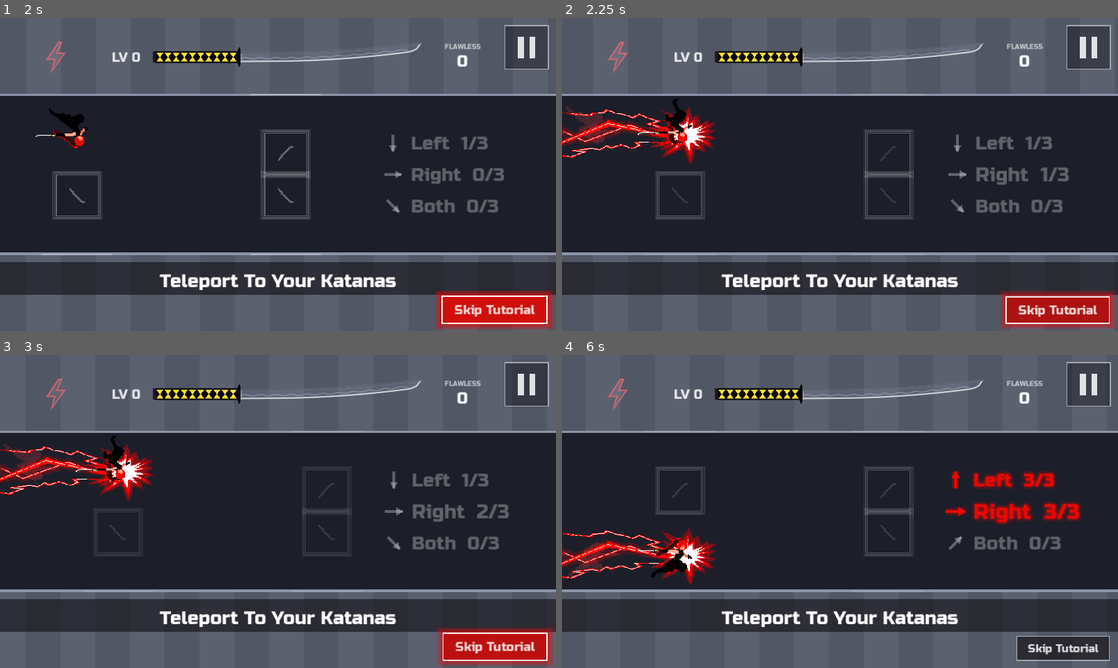
Above: before the commit, frames 1-4 (two rows, left to right).
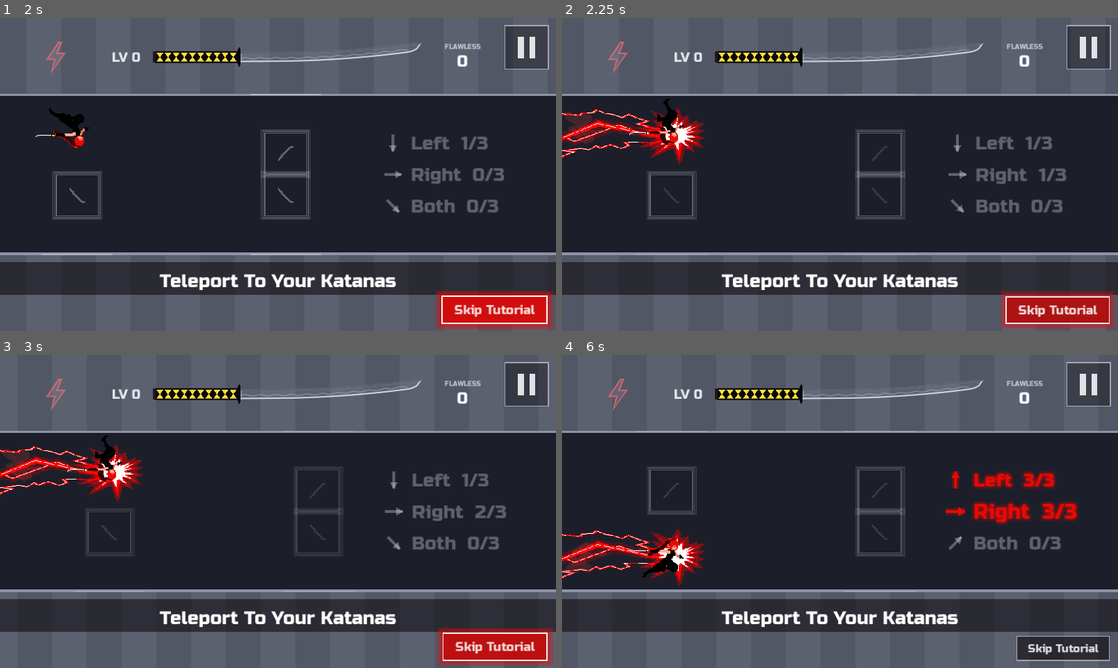
Above: after the commit, the same moments.

Repository: fredsbreads/game-off
Game: Godot game, scene res://scenes/main.tscn
The game is run twice, just before and just after one commit, with the same random seed, the same clock (stepped at 60 frames per second) and the same inputs. Sound files missing from this copy of the repository are replaced by a short silence.
Inputs (mouse positions are in pixels of both pictures, inside the frame that each line leads up to):
- Up to frame 1 (2 s): tap Enter at 0.5 s; move the mouse to (400, 158) at 0.52 s; hold Right 0.53-1.28 s; tap L at 0.6, 1.55 s; click (400, 158) at 0.67 s; tap Space at 0.77, 1.52 s; move the mouse to (166, 190) at 1.27 s; hold Down from 1.28 s (still down); tap J (tp_vertical) at 1.35 s
- Up to frame 2 (2.25 s): move the mouse to (895, 105) at 2.02 s; release Down at 2.03 s; hold Right from 2.03 s (still down); hold Shift from 2.03 s (still down)
- Up to frame 3 (3 s): tap L at 2.3 s; move the mouse to (250, 574) at 2.77 s; release Right at 2.78 s; release Shift at 2.78 s; hold K (tp_forward) from 2.78 s (still down); tap Enter at 2.85 s; click (250, 574) at 2.92 s
- Up to frame 4 (6 s): tap Space at 3.02, 3.77, 4.52 s; tap L every 0.75 s from 3.05 to 5.3 s; move the mouse to (1006, 558) at 3.52 s; release K (tp_forward) at 3.53 s; hold Left 3.53-5.03 s; tap Keypad Enter at 3.6 s; tap P (pause) at 4.15 s; move the mouse to (673, 464) at 4.27 s; tap C at 4.35 s; move the mouse to (867, 511) at 5.02 s; hold Down 5.03-5.78 s; tap M at 5.1 s; click (867, 511) at 5.17 s; move the mouse to (756, 433) at 5.77 s; hold Right from 5.78 s (still down); tap O at 5.85 s

Frame 1 is identical in both runs. In frame 2, 3.8% of the frame differs, in the area x 0-92%, y 25-65%; in frame 3, 3.4%; in frame 4, 4.0%, in the area x 0-94%, y 35-74%.

Commit message:
Diagonal window back to 4 frames; drop the same-side Shift fallback; Up/W no longer move; Shadow fight edge: even band averaged with the oval, more along the top and bottom

Diff:
--- a/project.godot
+++ b/project.godot
@@ -27,8 +27,6 @@
 , Object(InputEventKey,"resource_local_to_scene":false,"resource_name":"","device":-1,"window_id":0,"alt_pressed":false …(186 unchanged characters)…
 , Object(InputEventKey,"resource_local_to_scene":false,"resource_name":"","device":-1,"window_id":0,"alt_pressed":false …(182 unchanged characters)…
 , Object(InputEventKey,"resource_local_to_scene":false,"resource_name":"","device":-1,"window_id":0,"alt_pressed":false …(186 unchanged characters)…
-, Object(InputEventKey,"resource_local_to_scene":false,"resource_name":"","device":-1,"window_id":0,"alt_pressed":false,"shift_pressed":false,"ctrl_pressed":false,"meta_pressed":false,"pressed":false,"keycode":0,"physical_keycode":4194320,"key_label":0,"unicode":0,"location":0,"echo":false,"script":null)
-, Object(InputEventKey,"resource_local_to_scene":false,"resource_name":"","device":-1,"window_id":0,"alt_pressed":false,"shift_pressed":false,"ctrl_pressed":false,"meta_pressed":false,"pressed":false,"keycode":0,"physical_keycode":87,"key_label":0,"unicode":0,"location":0,"echo":false,"script":null)
 ]
 }
 tp_forward={
--- a/scripts/main.gd
+++ b/scripts/main.gd
@@ -5,7 +5,7 @@
 ## pattern validator's "this chains" proof applies to the real game.
 ##
 ## Controls: forward (right half / Right, K, D, R-Shift), vertical (left
-## half / Left, Up, J, A, W, L-Shift), diagonal = both at once.
+## half / Left, J, A, L-Shift), diagonal = both at once.
 
 enum State { READY, PLAYING, DYING, OVER }
 
@@ -54,11 +54,9 @@
 const INVERT_TIME := 0.05
 const FX_FREEZE_AFTER := 0.08
 const RESUME_GUARD := 0.15       # ignore presses this soon after pausing
-# Pressing forward and vertical within this long of each other counts as a
-# diagonal; a single press waits this long before firing. Real time, not
-# frames: a slow computer catching up runs several frames back to back, which
-# used to use up the window before the second key's press was even read.
-const DIAGONAL_WINDOW_MSEC := 67
+# Pressing forward and vertical within this many frames of each other counts
+# as a diagonal. Single presses wait this long before firing (4 frames = 67 ms).
+const DIAGONAL_WINDOW_FRAMES := 4
 # Phone browsers send a fake mouse click after a finger lifts; ignore mouse
 # clicks this soon after any touch so a tap never counts twice.
 const MOUSE_AFTER_TOUCH_IGNORE_MS := 1000
@@ -256,26 +254,21 @@
 
 var _pending_forward := false
 var _pending_vertical := false
-var _pending_deadline := 0   # (msec) when a single pending press fires
+var _pending_frames := 0
 # The buttons the last teleport used. Pressing one of them again during the
 # cooldown that follows is ignored (a quick double press is spam, not intent).
 var _last_forward := false
 var _last_vertical := false
 # Where she was when a pending press could first fire. A single press waits
-# DIAGONAL_WINDOW_MSEC in case it's a diagonal. While it waits she's
+# DIAGONAL_WINDOW_FRAMES in case it's a diagonal. While it waits she's
 # committed: running into an enemy doesn't count. When it fires, it hits if
 # it would have hit from anywhere between here and where she is now (so a
 # marker lit at any point during the wait means a hit).
 var _press_x := 0.0
 var _press_x_set := false
 var _last_touch_msec := -100000
-# Which Shift keys are down, by location, and when each went down (msec)
-# (see _shift_press_is_fresh).
+# Which Shift keys are down, by location (see _shift_press_is_fresh).
 var _shift_held := {}
-# A Shift press that came in as the side already held, while the other
-# wasn't: taken as the other Shift (_button_from_event).
-var _shift_as_other := false
-const SHIFT_SAME_SIDE_MSEC := 150
 # (Testing, ?keylog=1 on the web) every key event shown on screen.
 var _keylog: Label = null
 var _keylog_lines: PackedStringArray = []
@@ -1150,7 +1143,7 @@
 			if player.cooldown > 0 and ((button == Rules.Move.FORWARD and _last_forward) or (button == Rules.Move.VERTICAL and _last_vertical)):
 				return   # same button again right after a teleport: ignored
 			if not _pending_forward and not _pending_vertical:
-				_pending_deadline = Time.get_ticks_msec() + DIAGONAL_WINDOW_MSEC
+				_pending_frames = DIAGONAL_WINDOW_FRAMES
 			if button == Rules.Move.FORWARD:
 				_pending_forward = true
 			else:
@@ -1262,24 +1255,11 @@
 		_shift_held.erase(side)
 		return false
 	if _shift_held.has(side):
-		if key.echo:
-			return false   # (a real repeat: this Shift's held)
-		# This side's already down. If the other isn't, and this came right
-		# after it, it's the other Shift reported as the same side (some
-		# systems): count it as the other. (Both down: it's the bogus re-press
-		# above, ignored.)
-		var other := KEY_LOCATION_RIGHT if side == KEY_LOCATION_LEFT else KEY_LOCATION_LEFT
-		if side != KEY_LOCATION_UNSPECIFIED and not _shift_held.has(other) \
-				and Time.get_ticks_msec() - int(_shift_held[side]) <= SHIFT_SAME_SIDE_MSEC:
-			_shift_held[other] = Time.get_ticks_msec()
-			_shift_as_other = true
-			_keylog_add("  (same side again: taken as the other Shift)")
-			return true
-		return false
+		return false   # (already down: a real repeat, or the bogus re-press above)
 	# Not down yet, so it's a real press, even if it says it's a repeat:
 	# ChromeOS marks the second Shift's first press as a repeat when the
 	# other Shift is held (so the diagonal was lost there).
-	_shift_held[side] = Time.get_ticks_msec()
+	_shift_held[side] = true
 	return true
 
 
@@ -1326,10 +1306,6 @@
 		return Rules.Move.VERTICAL
 	if event is InputEventMouseButton and event.pressed and event.button_index == MOUSE_BUTTON_RIGHT:
 		return Rules.Move.FORWARD
-	if _shift_as_other and event is InputEventKey:
-		_shift_as_other = false
-		# (Left Shift is up/down, Right Shift forward: the other one's move.)
-		return Rules.Move.FORWARD if (event as InputEventKey).location == KEY_LOCATION_LEFT else Rules.Move.VERTICAL
 	# (Echoes allowed: _is_fresh_press has already dropped every real repeat,
 	# and let through ChromeOS's second Shift, which comes marked as one.)
 	if event.is_action_pressed("tp_vertical", true):
@@ -1373,13 +1349,12 @@
 func _clear_pending() -> void:
 	_pending_forward = false
 	_pending_vertical = false
-	_pending_deadline = 0
+	_pending_frames = 0
 	_press_x_set = false
 
 
-## The move to make this frame from the buttons pressed, waiting
-## DIAGONAL_WINDOW_MSEC after a single press in case the other button
-## follows (diagonal).
+## The move to make this frame from the buttons pressed, waiting a few
+## frames after a single press in case the other button follows (diagonal).
 ## The diagonal window keeps counting down during the cooldown, so a press
 ## that waited out the cooldown fires the moment it ends (can_fire).
 func _take_pending_move(can_fire: bool) -> int:
@@ -1388,9 +1363,10 @@
 	var move := Rules.Move.NONE
 	if _pending_forward and _pending_vertical:
 		move = Rules.Move.DIAGONAL
-	elif Time.get_ticks_msec() >= _pending_deadline:
+	elif _pending_frames <= 0:
 		move = Rules.Move.FORWARD if _pending_forward else Rules.Move.VERTICAL
 	else:
+		_pending_frames -= 1
 		return Rules.Move.NONE
 	if not can_fire:
 		return Rules.Move.NONE
@@ -2809,13 +2785,27 @@
 	_shadow_vignette.mouse_filter = Control.MOUSE_FILTER_IGNORE
 	var m := ShaderMaterial.new()
 	m.shader = Shader.new()
+	# An even band along all four edges (the same thickness on each, in
+	# screen terms), fading inward, averaged with a wide oval that's heavier
+	# at the sides.
 	m.shader.code = """shader_type canvas_item;
 uniform vec4 tint : source_color;
 uniform float amount;
+uniform float aspect = 1.777;
+uniform float band = 0.2;   // its depth, as a share of the screen's height
+uniform float top_bottom = 0.35;   // extra along the top and bottom edges
 void fragment() {
+	float dx = min(UV.x, 1.0 - UV.x) * aspect;
+	float dy = min(UV.y, 1.0 - UV.y);
+	float ex = clamp(1.0 - dx / band, 0.0, 1.0);
+	float ey = clamp(1.0 - dy / band, 0.0, 1.0);
+	float band_v = 1.0 - (1.0 - ex * ex) * (1.0 - ey * ey);
+	// Averaged with the first version's wide oval (heavier at the sides).
 	vec2 d = UV - 0.5;
 	d.x *= 1.5;
-	float v = smoothstep(0.3, 0.85, length(d));
+	float oval_v = smoothstep(0.3, 0.85, length(d));
+	float v = 0.5 * (band_v + oval_v);
+	v = 1.0 - (1.0 - v) * (1.0 - top_bottom * ey * ey);   // (more along the top and bottom)
 	COLOR = vec4(tint.rgb, v * amount);
 }"""
 	m.set_shader_parameter("tint", SHADOW_VIGNETTE)
@@ -2845,6 +2835,9 @@
 	var mood := _shadow_mood * _shadow_mood * (3.0 - 2.0 * _shadow_mood)   # (eased)
 	_shadow_vignette.visible = mood > 0.001
 	_shadow_vignette.material.set_shader_parameter("amount", mood * SHADOW_VIGNETTE_STRENGTH)
+	if _shadow_vignette.visible:
+		var size := get_viewport().get_visible_rect().size
+		_shadow_vignette.material.set_shader_parameter("aspect", size.x / maxf(size.y, 1.0))
 	if _music_lowpass:
 		_music_lowpass.cutoff_hz = 20000.0 * pow(SHADOW_MUSIC_CUTOFF / 20000.0, mood)
 	if mood > 0.001:
